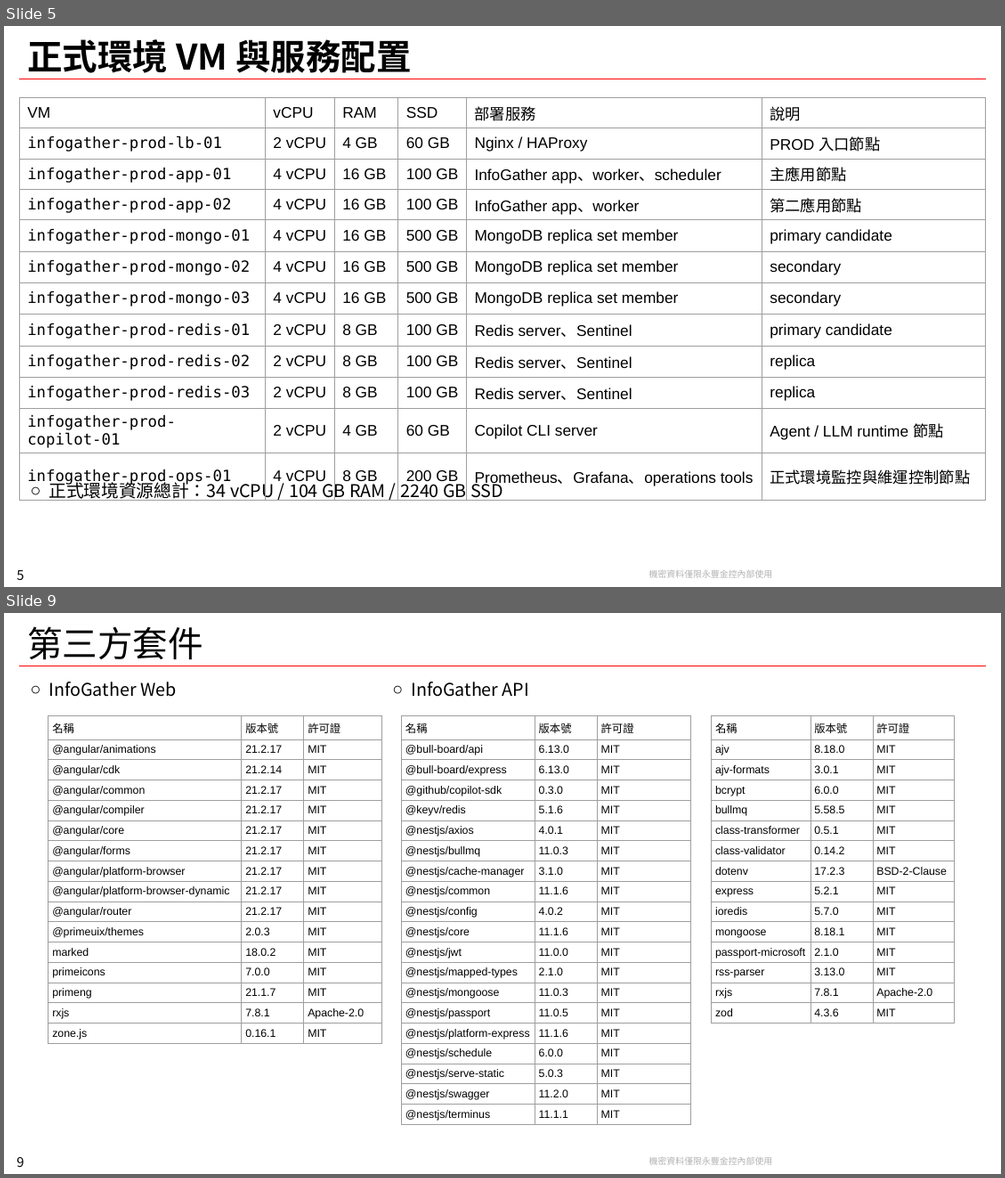
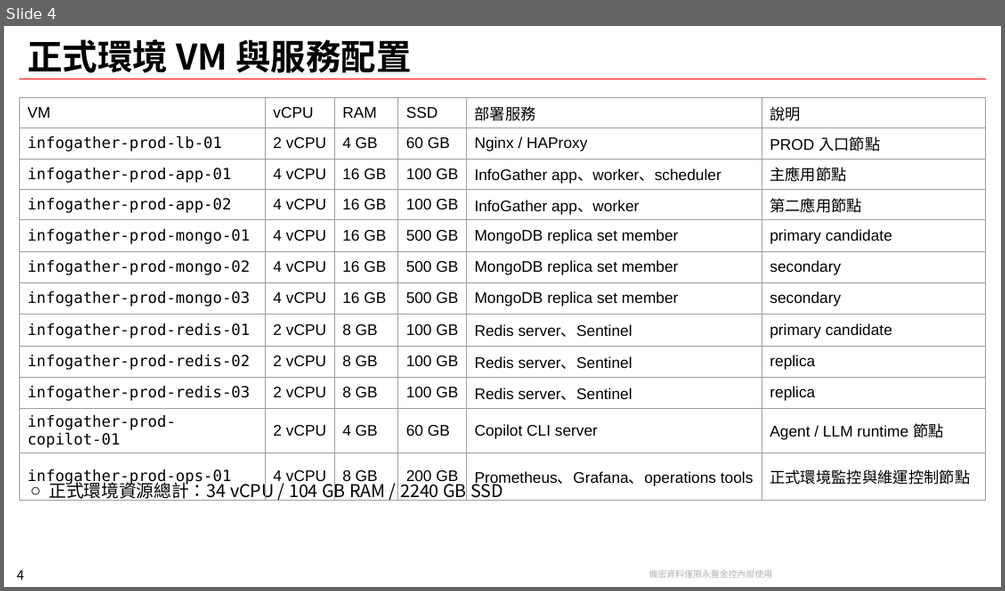
Before and after one commit to chunkai1312/temp, a slide deck: infogather.pptx. Shown one above the other, each under a label of ours: slides 5 and 9 before the commit, slide 4 after it; the slides between them are not shown. The pictures are 1005x1178 and 1005x591 pixels, drawn with LibreOffice and Linux fonts; fonts in the diff are those of the drawing; background and template pictures are left out. Boxes give left, top, right and bottom in pixels: in the first picture for what was removed or moved away, otherwise in the second. Text is boxed around its words. In the diff, an @@ line names an element or a change of style, - is before the commit and + after.

```diff
--- a/infogather.pptx
+++ b/infogather.pptx
@@ slide 9 removed at [4, 613, 1001, 1174], background #FFFFFF; not listed: 3 template elements that a slide beside it also shows @@
@@ title removed at [27, 626, 203, 660] @@
-第三方套件
@@ text removed at [49, 682, 176, 697] @@
-○ InfoGather Web
@@ text removed at [411, 682, 529, 697] @@
-○ InfoGather API
@@ table removed at [48, 716, 381, 1054], 16 rows, 3 columns @@
-名稱 | 版本號 | 許可證
-@angular/animations | 21.2.17 | MIT
-@angular/cdk | 21.2.14 | MIT
-@angular/common | 21.2.17 | MIT
-@angular/compiler | 21.2.17 | MIT
-@angular/core | 21.2.17 | MIT
-@angular/forms | 21.2.17 | MIT
-@angular/platform-browser | 21.2.17 | MIT
-@angular/platform-browser-dynamic | 21.2.17 | MIT
-@angular/router | 21.2.17 | MIT
-@primeuix/themes | 2.0.3 | MIT
-marked | 18.0.2 | MIT
-primeicons | 7.0.0 | MIT
-primeng | 21.1.7 | MIT
-rxjs | 7.8.1 | Apache-2.0
-zone.js | 0.16.1 | MIT
@@ table removed at [401, 716, 690, 1137], 20 rows, 3 columns @@
-名稱 | 版本號 | 許可證
-@bull-board/api | 6.13.0 | MIT
-@bull-board/express | 6.13.0 | MIT
-@github/copilot-sdk | 0.3.0 | MIT
-@keyv/redis | 5.1.6 | MIT
-@nestjs/axios | 4.0.1 | MIT
-@nestjs/bullmq | 11.0.3 | MIT
-@nestjs/cache-manager | 3.1.0 | MIT
-@nestjs/common | 11.1.6 | MIT
-@nestjs/config | 4.0.2 | MIT
-@nestjs/core | 11.1.6 | MIT
-@nestjs/jwt | 11.0.0 | MIT
-@nestjs/mapped-types | 2.1.0 | MIT
-@nestjs/mongoose | 11.0.3 | MIT
-@nestjs/passport | 11.0.5 | MIT
-@nestjs/platform-express | 11.1.6 | MIT
-@nestjs/schedule | 6.0.0 | MIT
-@nestjs/serve-static | 5.0.3 | MIT
-@nestjs/swagger | 11.2.0 | MIT
-@nestjs/terminus | 11.1.1 | MIT
@@ table removed at [712, 716, 954, 1032], 15 rows, 3 columns @@
-名稱 | 版本號 | 許可證
-ajv | 8.18.0 | MIT
-ajv-formats | 3.0.1 | MIT
-bcrypt | 6.0.0 | MIT
-bullmq | 5.58.5 | MIT
-class-transformer | 0.5.1 | MIT
-class-validator | 0.14.2 | MIT
-dotenv | 17.2.3 | BSD-2-Clause
-express | 5.2.1 | MIT
-ioredis | 5.7.0 | MIT
-mongoose | 8.18.1 | MIT
-passport-microsoft | 2.1.0 | MIT
-rss-parser | 3.13.0 | MIT
-rxjs | 7.8.1 | Apache-2.0
-zod | 4.3.6 | MIT
@@ what was slide 5 is now slide 4 @@
@@ page number at [16, 570, 24, 580]: text changed @@
-5
+4
```
Also in this commit, not shown: 3 slides changed, 3 slides added, 4 other slides removed.
